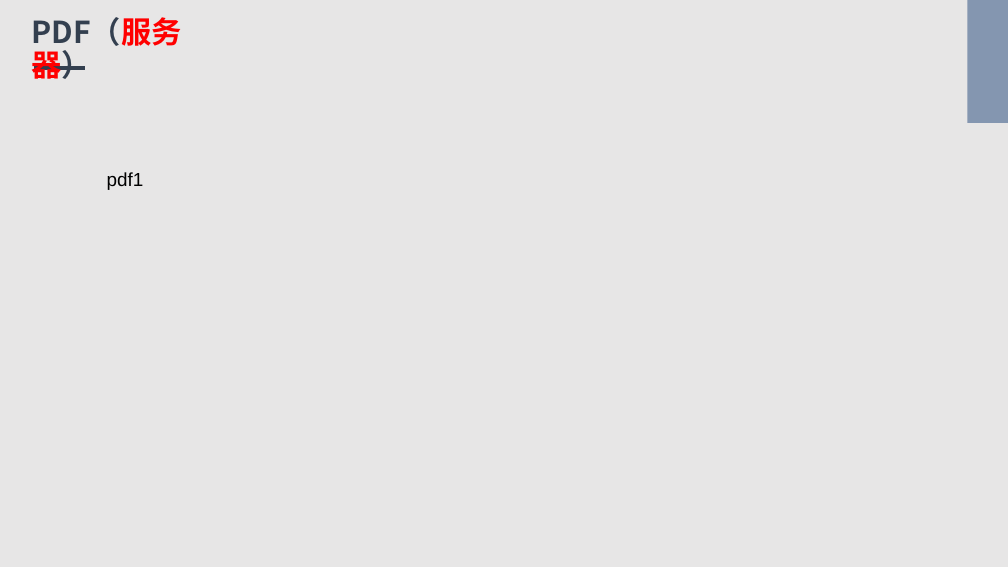
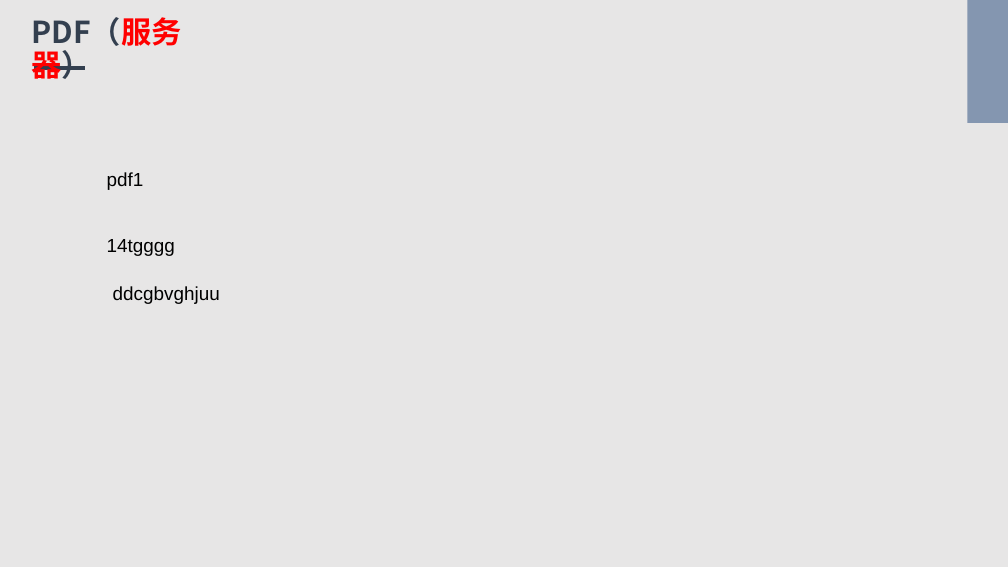
Before and after one commit to Bukehi/BukehiWeb, a slide deck: slide 6 of livefile/livepowerpoint.pptx. Drawn at 1008x567 pixels with LibreOffice and Linux fonts; fonts in the diff are those of the drawing. Boxes give left, top, right and bottom in pixels: in the first picture for what was removed or moved away, otherwise in the second. Text is boxed around its words. In the diff, an @@ line names an element or a change of style, - is before the commit and + after.

Commit message:
"upgrade commit"

```diff
--- a/livefile/livepowerpoint.pptx
+++ b/livefile/livepowerpoint.pptx
@@ text added at <box>107,239,175,256</box>, 18 pt, text #000000 @@
+14tgggg
@@ text added at <box>113,286,220,304</box>, 18 pt, text #000000 @@
+ddcgbvghjuu
```
